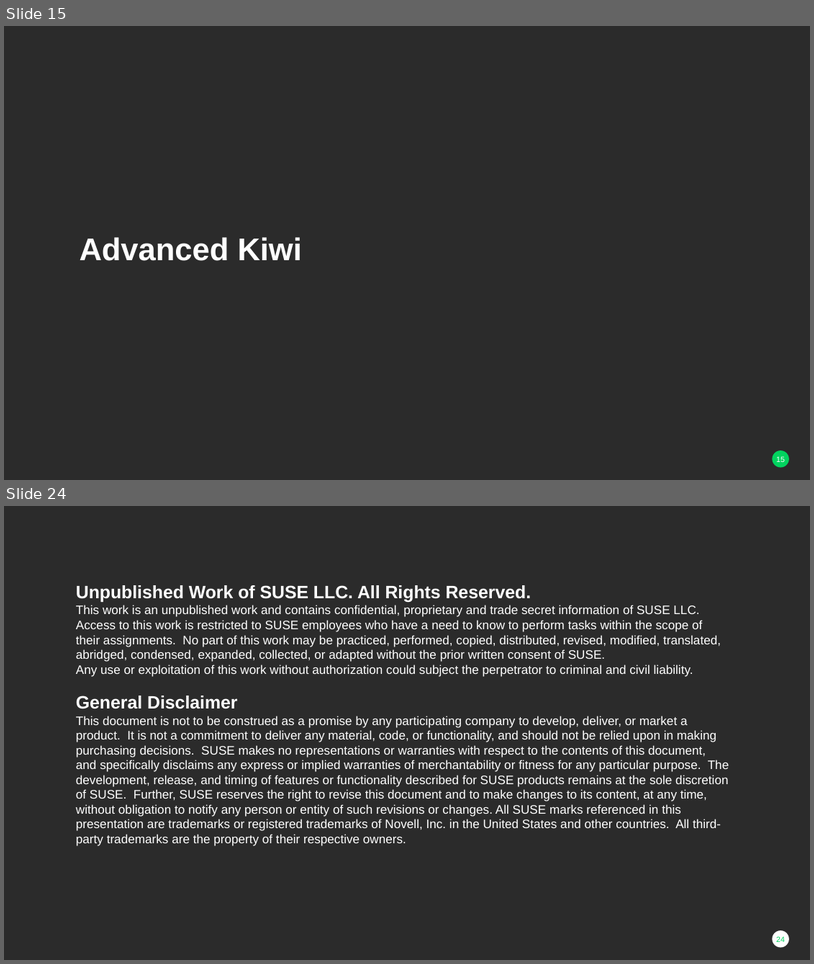
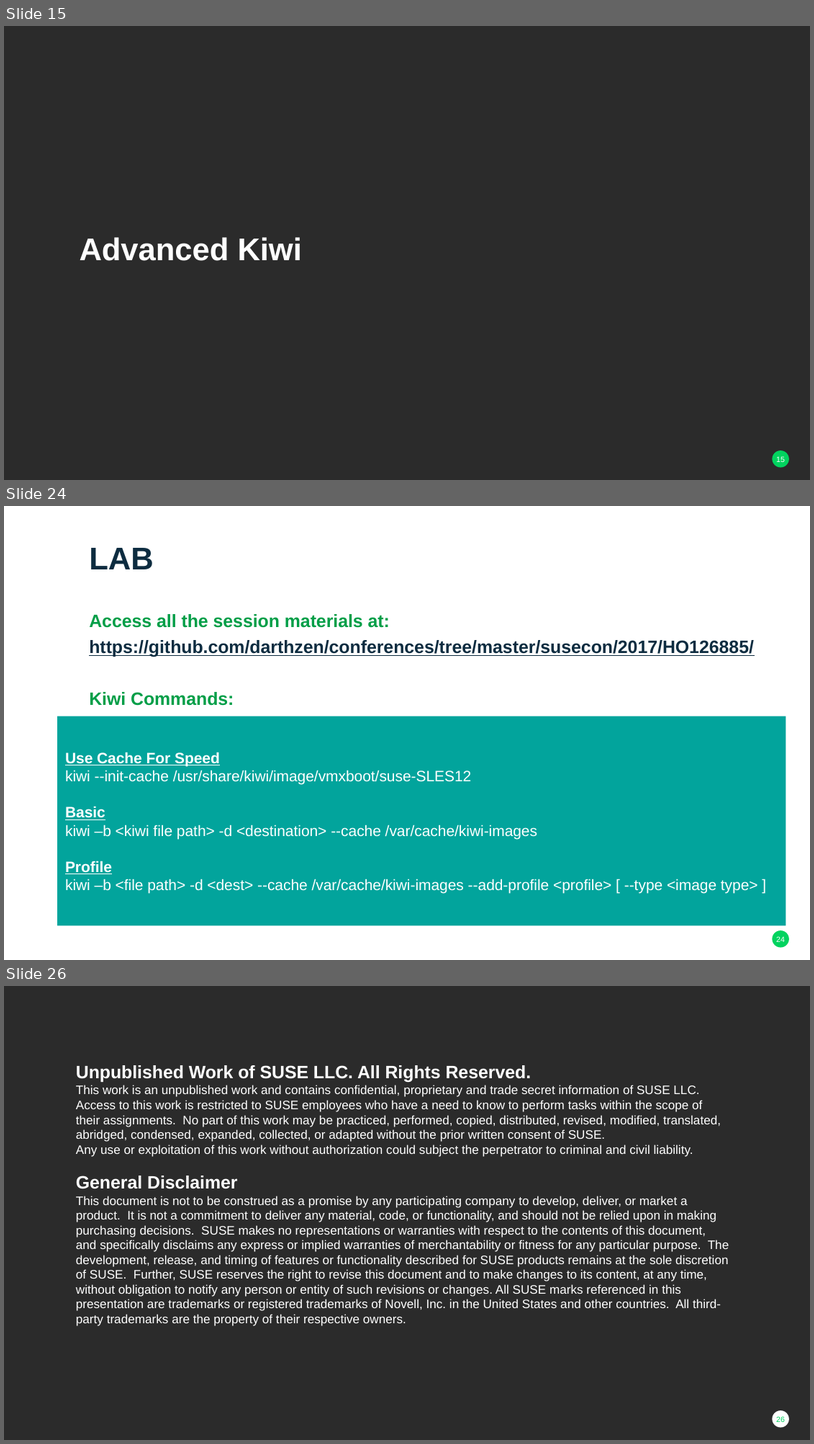
Before and after one commit to darthzen/conferences, a slide deck: susecon/2017/HO126885/HO126885 - Advanced Alchemy Building Gold-Master Images with Kiwi.pptx. Shown one above the other, each under a label of ours: slides 15 and 24 before the commit, slides 15, 24 and 26 after it; the slides between them are not shown. The pictures are 814x964 and 814x1444 pixels, drawn with LibreOffice and Linux fonts; fonts in the diff are those of the drawing; background and template pictures are left out; a plain dark background stands for a picture behind light text. Boxes give left, top, right and bottom in pixels: in the first picture for what was removed or moved away, otherwise in the second. Text is boxed around its words. In the diff, an @@ line names an element or a change of style, - is before the commit and + after.

```diff
--- a/susecon/2017/HO126885/HO126885 - Advanced Alchemy Building Gold-Master Images with Kiwi.pptx
+++ b/susecon/2017/HO126885/HO126885 - Advanced Alchemy Building Gold-Master Images with Kiwi.pptx
@@ slide 24 added at (4,506,810,960), background #FFFFFF; not listed: 1 template element that a slide beside it also shows @@
@@ title added at (89,548,153,569), 28 pt, text #0D2C40, bold @@
+LAB
@@ text added at (89,614,754,705), 16 pt, text #0D2C40, bold, underline @@
+Access all the session materials at:
+https://github.com/darthzen/conferences/tree/master/susecon/2017/HO126885/
+Kiwi Commands:
@@ rectangle added at (57,716,786,925), fill #02A49C, 13.5 pt, text #FFFFFF @@
+Use Cache For Speed
+kiwi --init-cache /usr/share/kiwi/image/vmxboot/suse-SLES12
+Basic
+kiwi –b <kiwi file path> -d <destination> --cache /var/cache/kiwi-images
+Profile
+kiwi –b <file path> -d <dest> --cache /var/cache/kiwi-images --add-profile <profile> [ --type <image type> ]
@@ what was slide 24 is now slide 26 @@
@@ page number at (777,1416,785,1422): text changed @@
-24
+26
```
Also in this commit, not shown: 2 slides changed, 7 other slides added, 6 slides removed.
